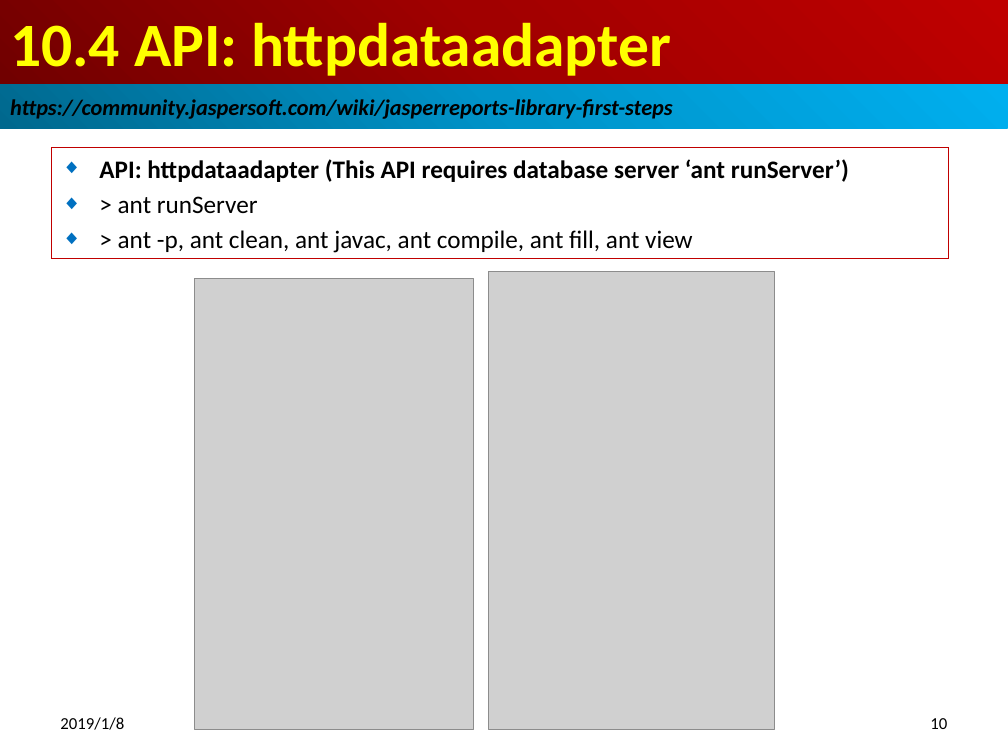
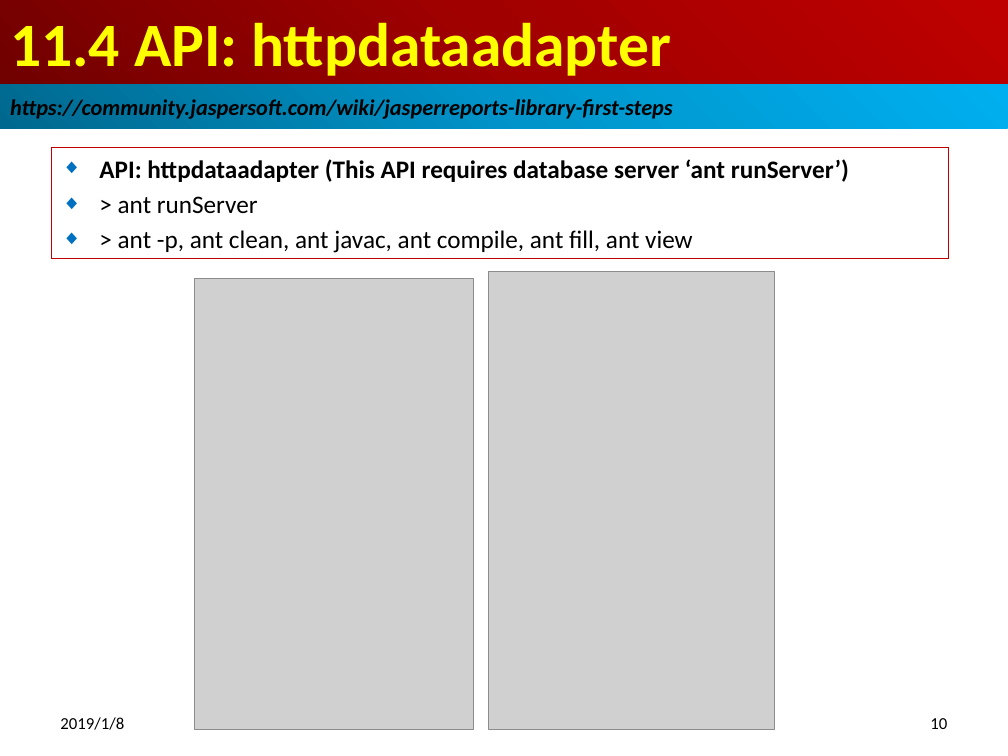
Before and after one commit to peterhchen/100-jasper-report-api-6.7.0, a slide deck: slide 10 of 15_Ch11_API_h.pptx. Drawn at 1008x756 pixels with LibreOffice and Linux fonts; fonts in the diff are those of the drawing; grey boxes stand for pictures. Boxes give left, top, right and bottom in pixels: in the first picture for what was removed or moved away, otherwise in the second. Text is boxed around its words. In the diff, an @@ line names an element or a change of style, - is before the commit and + after.

```diff
--- a/15_Ch11_API_h.pptx
+++ b/15_Ch11_API_h.pptx
@@ title at (x1=10, y1=22, x2=671, y2=76): text changed @@
-10.4 API: httpdataadapter
+11.4 API: httpdataadapter
```
Also in this commit, not shown: 5 other slides changed, 41 other files.
